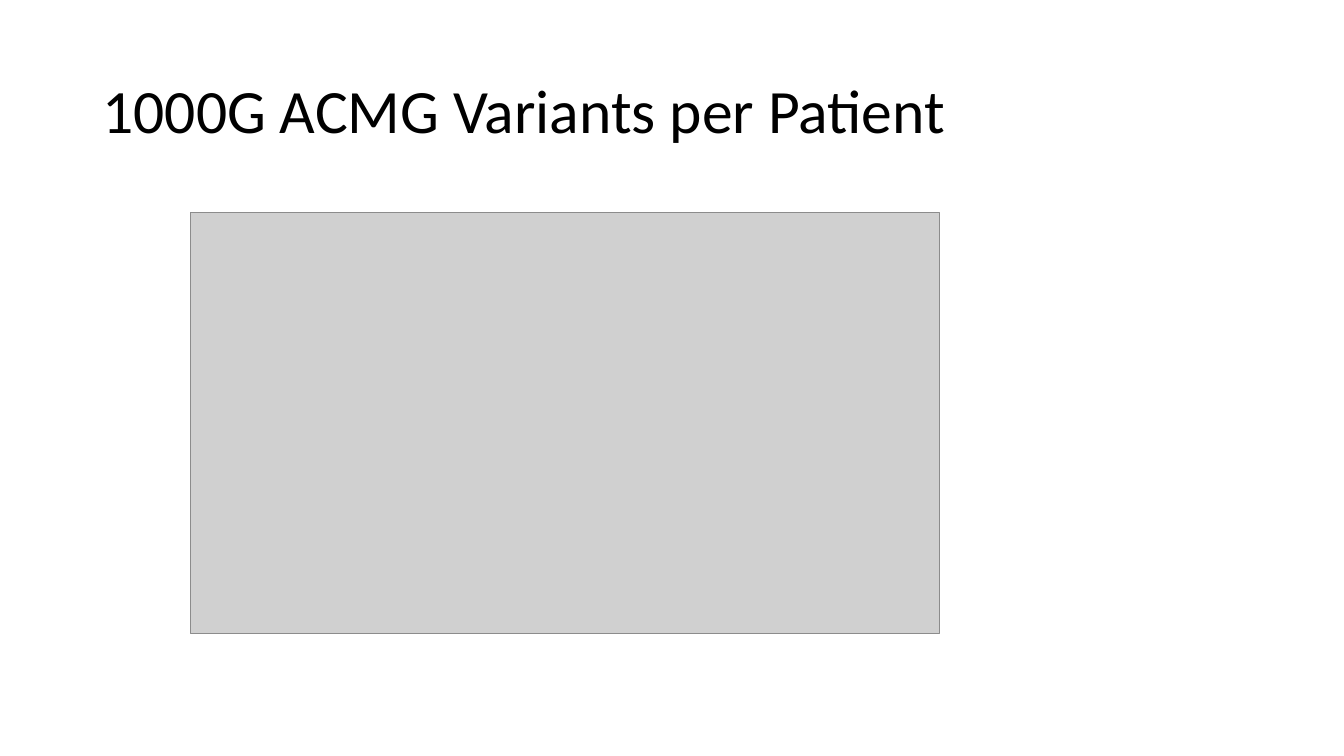
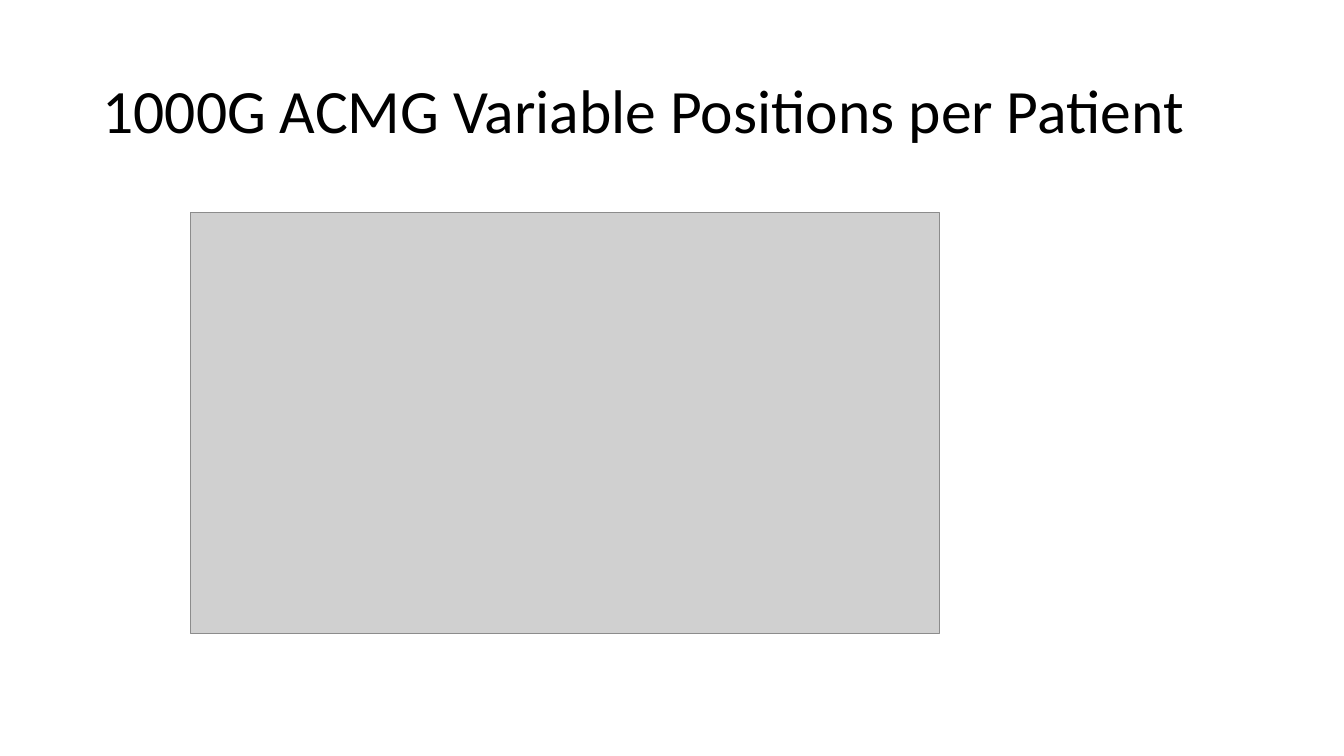
Before and after one commit to dfan/HST-2016, a slide deck: slide 4 of week_5/Presentation_week_5.2.pptx. Drawn at 1344x756 pixels with LibreOffice and Linux fonts; fonts in the diff are those of the drawing; grey boxes stand for pictures. Boxes give left, top, right and bottom in pixels: in the first picture for what was removed or moved away, otherwise in the second. Text is boxed around its words. In the diff, an @@ line names an element or a change of style, - is before the commit and + after.

```diff
--- a/week_5/Presentation_week_5.2.pptx
+++ b/week_5/Presentation_week_5.2.pptx
@@ title at (102,90,1184,143): text changed @@
-1000G ACMG Variants per Patient
+1000G ACMG Variable Positions per Patient
```
Also in this commit, not shown: 2 other slides changed, 5 other files.
